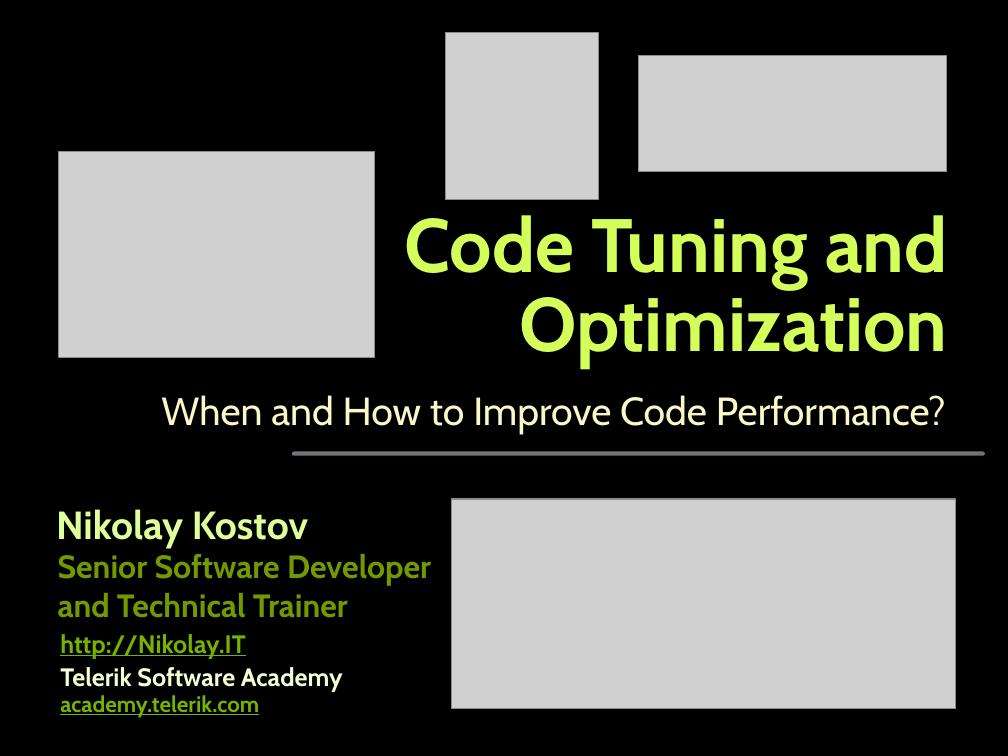
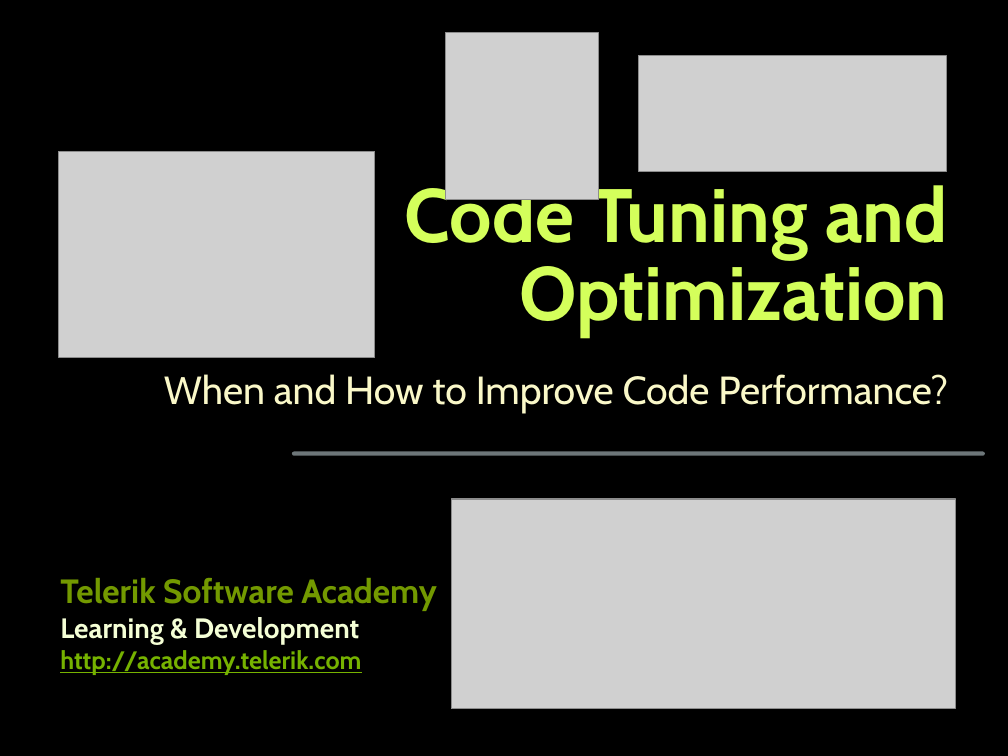
Before and after one commit to martin-nikolov/Telerik-Academy, a slide deck: slide 1 of Programming with C#/4. C# High-Quality Code/09. Code Tuning and Optimization/Code Tuning and Optimization.pptx. Drawn at 1008x756 pixels with LibreOffice and Linux fonts; fonts in the diff are those of the drawing; grey boxes stand for pictures; background and template pictures are left out. Boxes give left, top, right and bottom in pixels: in the first picture for what was removed or moved away, otherwise in the second. Text is boxed around its words. In the diff, an @@ line names an element or a change of style, - is before the commit and + after.

```diff
--- a/Programming with C#/4. C# High-Quality Code/09. Code Tuning and Optimization/Code Tuning and Optimization.pptx
+++ b/Programming with C#/4. C# High-Quality Code/09. Code Tuning and Optimization/Code Tuning and Optimization.pptx
@@ title "Code Tuning and Optimization" rewrapped from [404,215,948,367] to [404,178,948,337] @@
@@ subtitle "When and How to Improve ...": place and size @@
-subtitle "When and How to Improve ..." at [161,395,946,434]
+subtitle "When and How to Improve ..." at [164,374,948,413]
@@ text removed at [56,509,308,549] @@
-Nikolay Kostov
@@ text "Telerik Software Academy": place and size @@
-text "Telerik Software Academy" at [60,667,343,692]
+text "Telerik Software Academy" at [60,578,436,611]
@@ text "Telerik Software Academy" at [60,578,436,611]: size 18 to 24 pt, text colour #F5FFD6 to #739900; more space between paragraphs @@
@@ text removed at [58,554,431,618] @@
-Senior Software Developer
-and Technical Trainer
@@ text added at [60,617,359,645], 20 pt, text #F5FFD6, bold @@
+Learning & Development
@@ text at [60,650,361,675]: text changed; size 16 to 18 pt @@
-academy.telerik.com
+http://academy.telerik.com
@@ text removed at [60,634,245,659] @@
-http://Nikolay.IT
```
Also in this commit, not shown: 9 other files.
